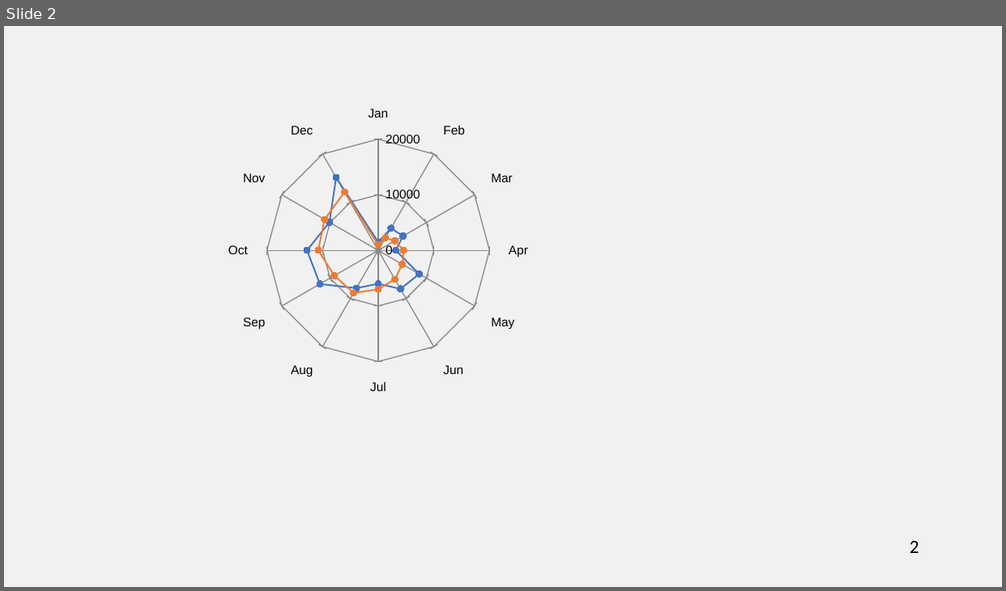
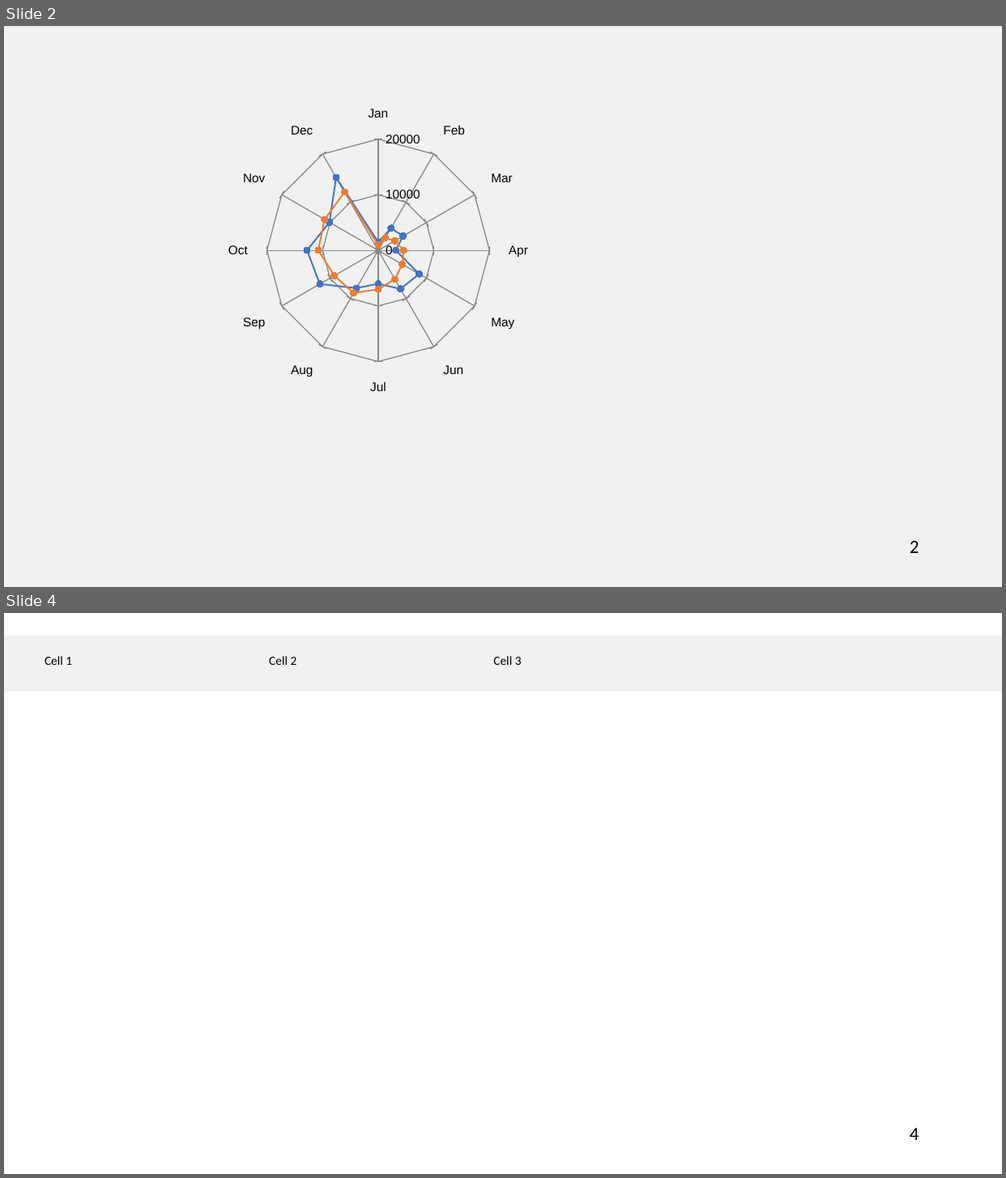
Before and after one commit to emptist/converts, a slide deck: Gen-PowerPoint-Demo.pptx. Shown one above the other, each under a label of ours: slide 2 before the commit, slides 2 and 4 after it; the slides between them are not shown. The pictures are 1006x591 and 1006x1178 pixels, drawn with LibreOffice and Linux fonts; fonts in the diff are those of the drawing; background and template pictures are left out. Boxes give left, top, right and bottom in pixels: in the first picture for what was removed or moved away, otherwise in the second. Text is boxed around its words. In the diff, an @@ line names an element or a change of style, - is before the commit and + after.

```diff
--- a/Gen-PowerPoint-Demo.pptx
+++ b/Gen-PowerPoint-Demo.pptx
@@ slide 4 added at box(4, 613, 1002, 1174), background #FFFFFF @@
@@ rectangle added at box(4, 636, 1002, 692), fill #F1F1F1 @@
@@ table added at box(41, 650, 715, 726), 1 rows, 3 columns @@
+Cell 1 | Cell 2 | Cell 3
@@ page number added at box(910, 1128, 919, 1140), 18 pt, text #000000 @@
+4
```
Also in this commit, not shown: 1 slide changed, 1 other slide added, 1 other file.
